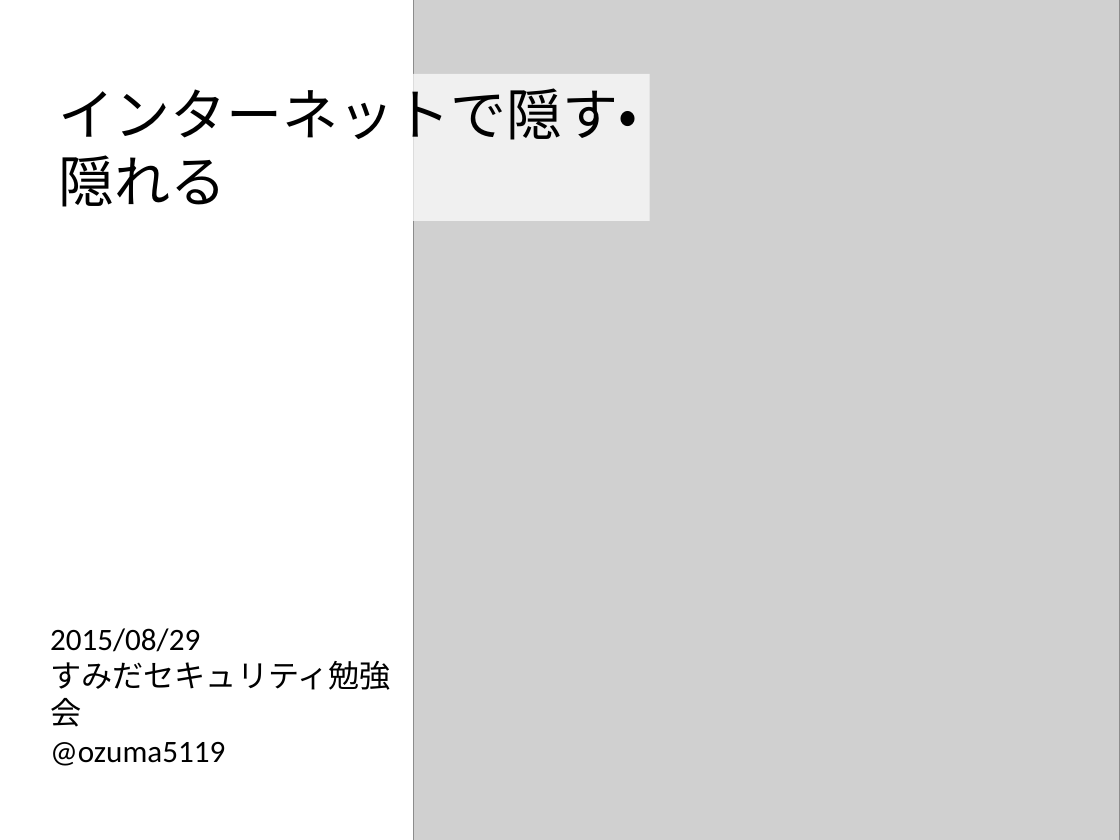
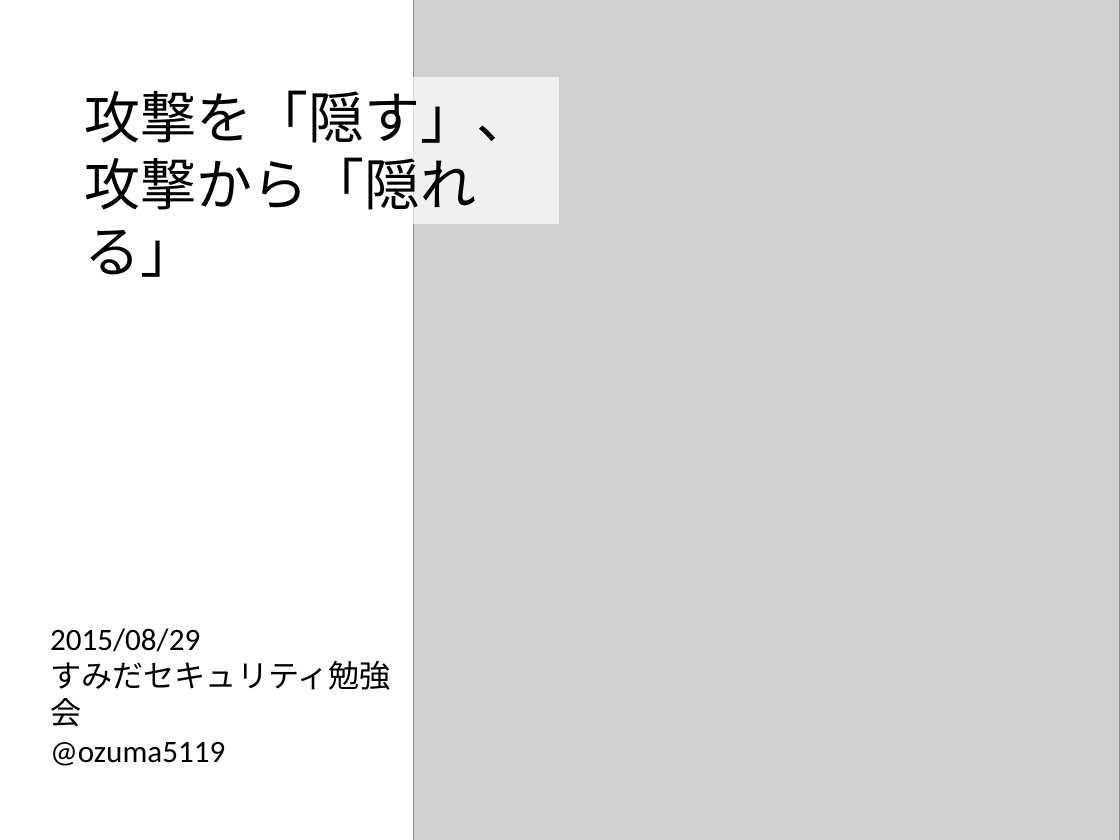
Before and after one commit to ozuma/sumida_sec, a slide deck: slide 1 of 2015-no.2/ppt/00_ozuma.pptx. Drawn at 1120x840 pixels with LibreOffice and Linux fonts; fonts in the diff are those of the drawing; grey boxes stand for pictures. Boxes give left, top, right and bottom in pixels: in the first picture for what was removed or moved away, otherwise in the second. Text is boxed around its words. In the diff, an @@ line names an element or a change of style, - is before the commit and + after.

```diff
--- a/2015-no.2/ppt/00_ozuma.pptx
+++ b/2015-no.2/ppt/00_ozuma.pptx
@@ rectangle "攻撃を「隠す」、": place and size @@
-rectangle "攻撃を「隠す」、" at (47,74,650,221)
+rectangle "攻撃を「隠す」、" at (74,77,559,224)
@@ text in rectangle at (85,90,533,277): text changed @@
-インターネットで隠す・隠れる
+攻撃を「隠す」、
+攻撃から「隠れる」
```
Also in this commit, not shown: 1 other slide changed, 5 slides added, 2 other files.
